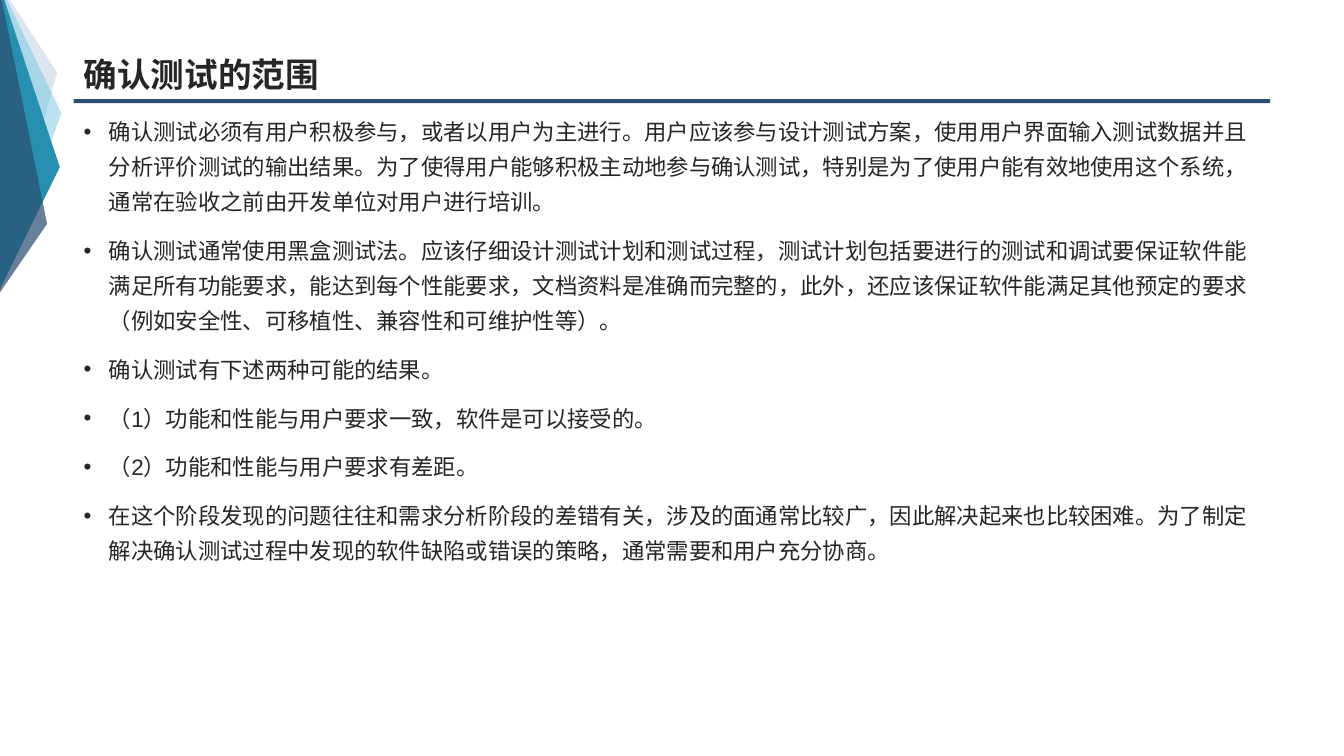
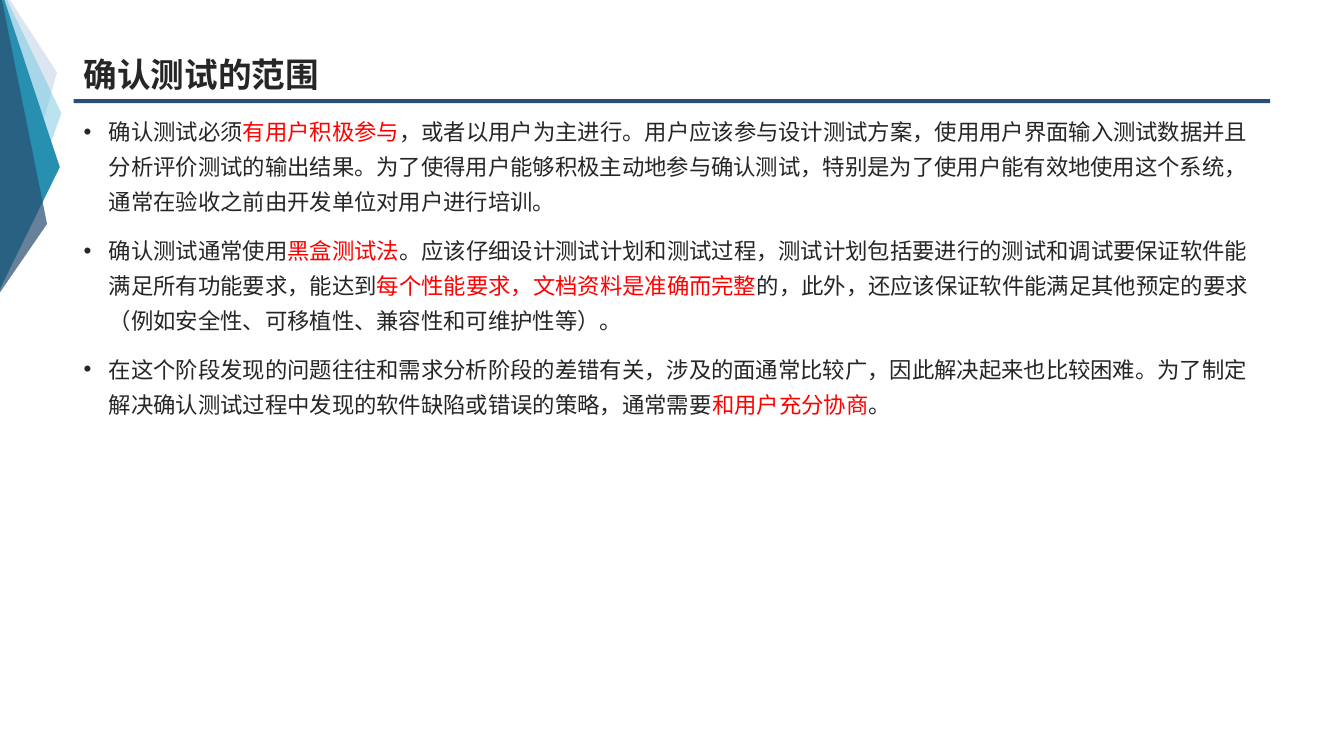
Before and after one commit to group-fourteen/G14-, a slide deck: slide 5 of 翻转课堂/7.5确认测试.ppt. Drawn at 1344x756 pixels with LibreOffice and Linux fonts; fonts in the diff are those of the drawing. Boxes give left, top, right and bottom in pixels: in the first picture for what was removed or moved away, otherwise in the second. Text is boxed around its words. In the diff, an @@ line names an element or a change of style, - is before the commit and + after.

```diff
--- a/翻转课堂/7.5确认测试.ppt
+++ b/翻转课堂/7.5确认测试.ppt
@@ text "确认测试必须有用户积极参与，或者以用户为主进行。用户应该参与设计测试方案，使用用户界面输入测试数据并且分析评价测试的输出 ..." at <box>109,121,1248,415</box>: text colour #262626 to #FF0000 in "确认测试必须有用户积极参与，或者以用户为主进行。用户应该参与设计测试方案，使用用户界面输入测试数据并且分析评价测试的输出 ...", "确认测试通常使用黑盒测试法。应该仔细设计测试计划和测试过程，测试计划包括要进行的测试和调试要保证软件能满足所有功能要求， ...", "在这个阶段发现的问题往往和需求分析阶段的差错有关，涉及的面通常比较广，因此解决起来也比较困难。为了制定解决确认测试过程中 ..." @@
@@ text at <box>109,359,657,477</box>: paragraphs removed @@
-• 确认测试有下述两种可能的结果。
-• （1）功能和性能与用户要求一致，软件是可以接受的。
-• （2）功能和性能与用户要求有差距。
```
Also in this commit, not shown: 20 other slides changed, 1 slide removed.
